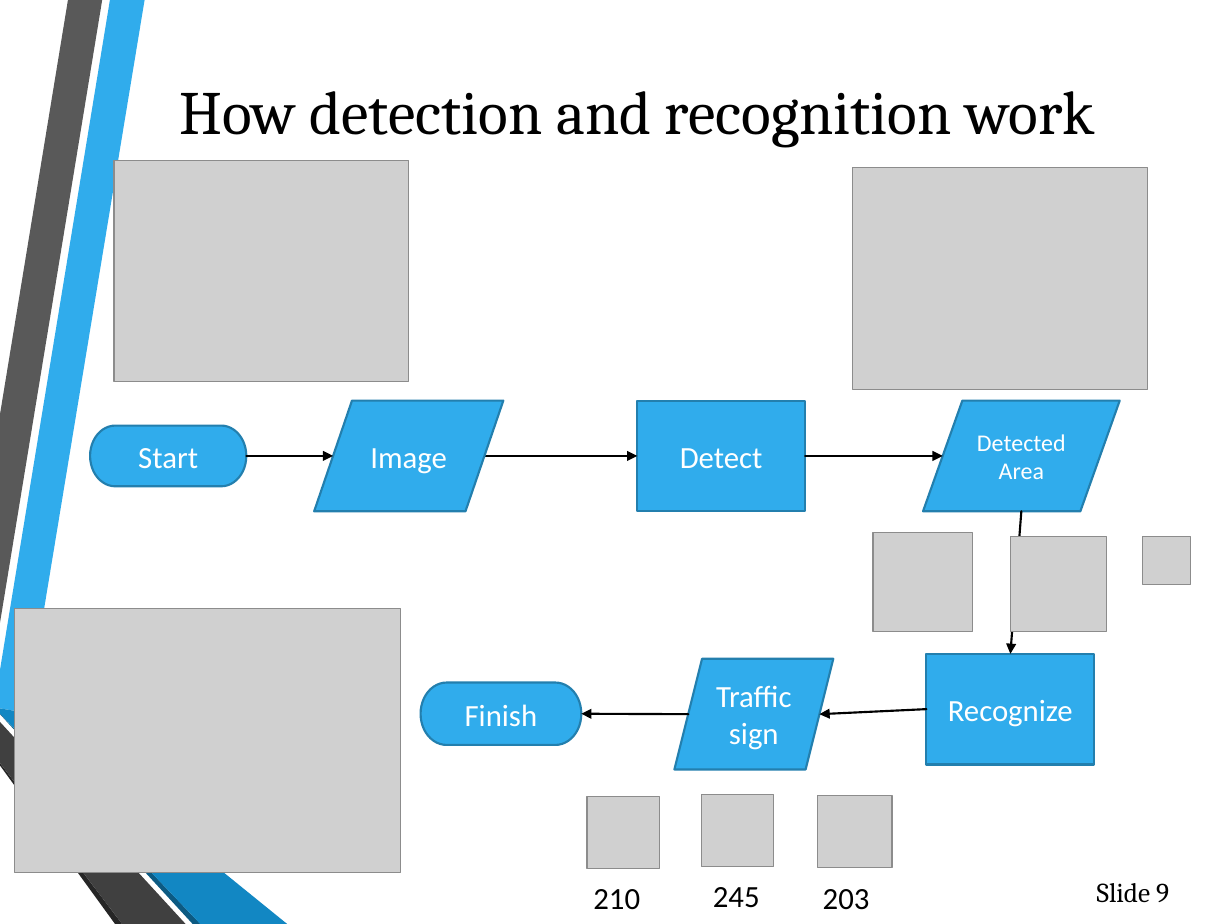
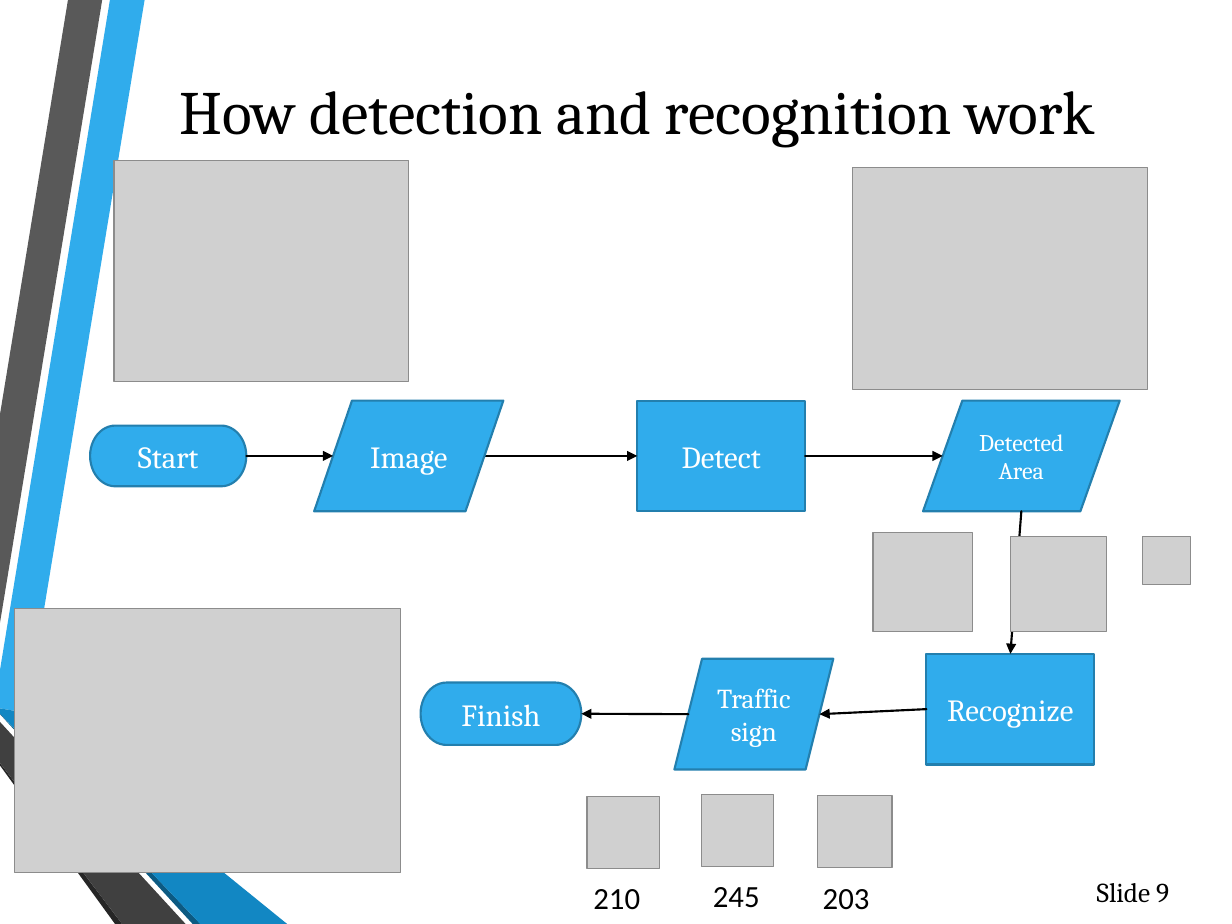
Before and after one commit to maitan10000/traffic-sign-detection-and-recognition, a slide deck: slide 9 of Other/Tmp/Main Slide.pptx. Drawn at 1232x924 pixels with LibreOffice and Linux fonts; fonts in the diff are those of the drawing; grey boxes stand for pictures; background and template pictures are left out. Boxes give left, top, right and bottom in pixels: in the first picture for what was removed or moved away, otherwise in the second. Text is boxed around its words. In the diff, an @@ line names an element or a change of style, - is before the commit and + after.

```diff
--- a/Other/Tmp/Main Slide.pptx
+++ b/Other/Tmp/Main Slide.pptx
@@ parallelogram "Traffic sign" at [674, 659, 833, 770]: size 18 to 16 pt, font Calibri to Cambria @@
@@ font Calibri to Cambria in 6 elements at [637, 400, 804, 511], [923, 400, 1120, 511], [926, 654, 1094, 765], [90, 425, 246, 485], [314, 400, 504, 511], [420, 683, 580, 745] @@
```
Also in this commit, not shown: 4 other slides changed, 2 slides added, 2 other files.
